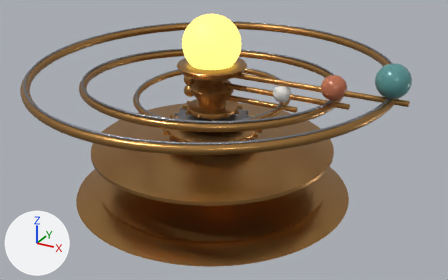
A saved change to the glTF model app/src/scenes/orrery/assets/orrery/model.glb.
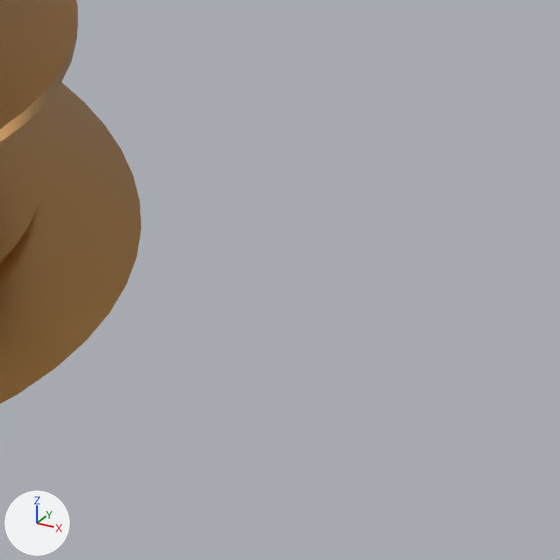
The first picture shows the older version from a 50 mm camera at (3.42, -5.93, 3.68) aimed at (0.21, -0.1, 0.77). The close-ups show the older and then the newer version on the part from 70% to 100% of the width and 53% to 100% of the height of that picture. Only the edits that show in the close-ups are written down. Every picture has the same lights, and +X, +Y and +Z are marked at lower left. Where no turn or scale is listed for an object, it has been applied to the vertices.

The first close-up shows 'base'.
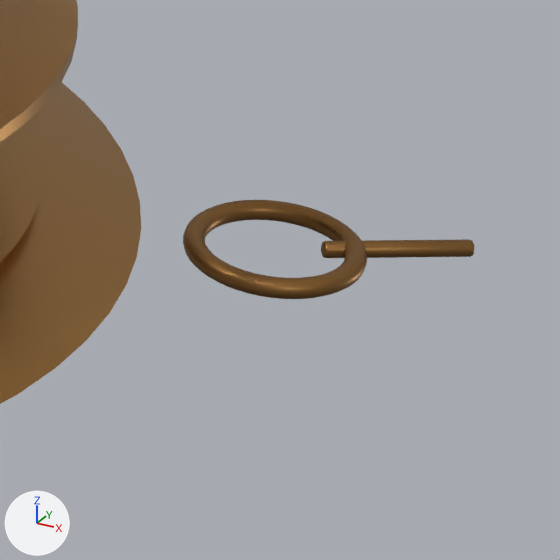
Changed parts and their boxes [x1, y1, x2, y2] in the close-ups (560 x 560 px):
'prop_lens', added (brown): after [183, 200, 474, 299]

The change, as a list of edits to the scene's bpy script:
```text
Add me_torus_006:
    me_torus_006.from_pydata(...)  # 1294 vertices, 2584 faces; spans x -0.25..0.491, y -0.25..0.293, z -0.029..0.029
    me_torus_006.materials.append(mat_brassdark)  # brown #956c3c
Add ob_prop_lens:
    ob_prop_lens = bpy.data.objects.new('prop_lens', me_torus_006)
    ob_prop_lens.location = (1.95, 0.55, 0.035)
```
